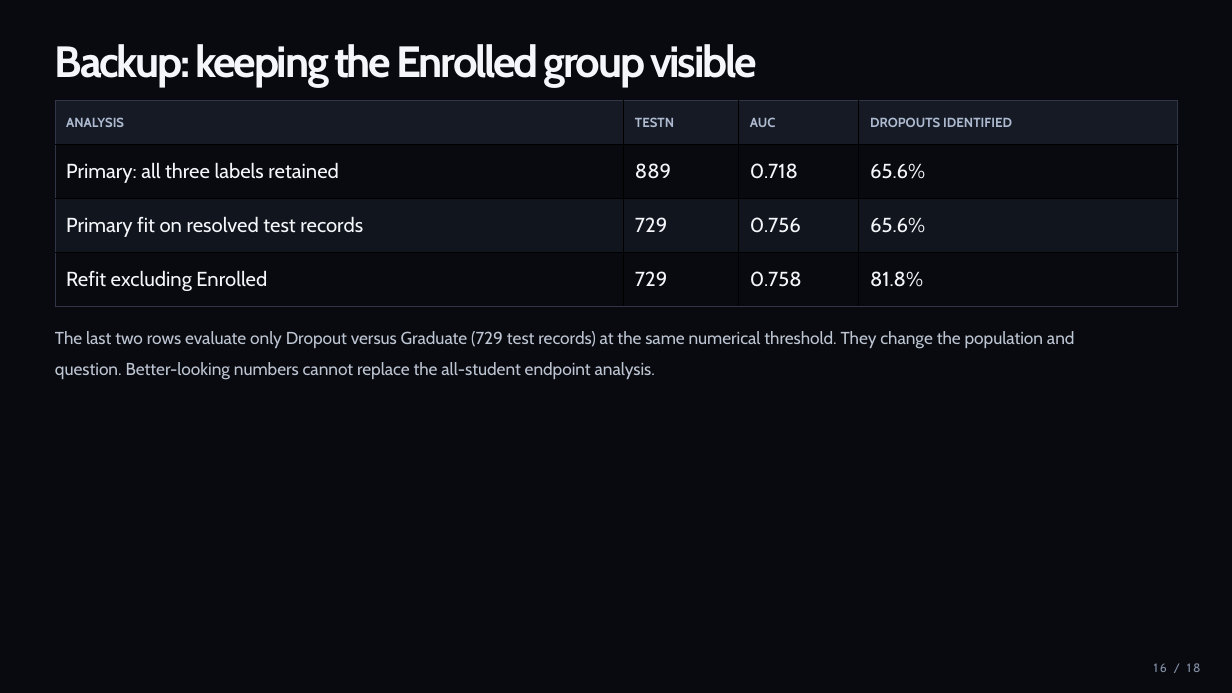
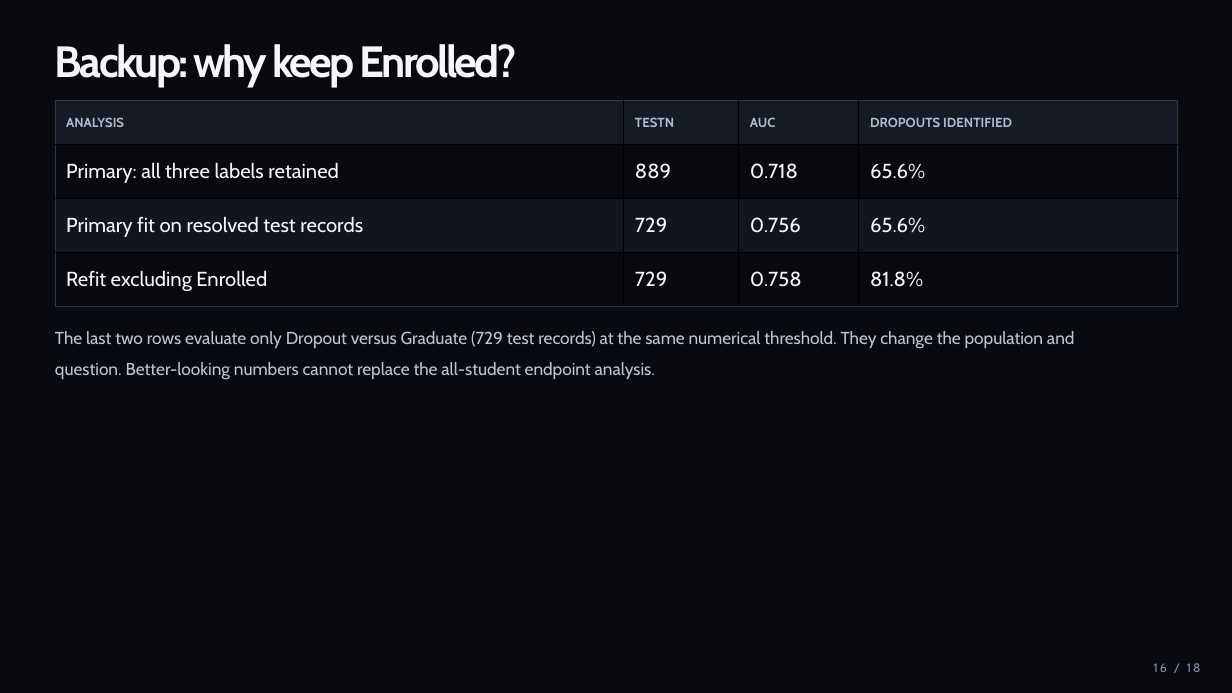
Before and after one commit to Tigershengsheng/ids-project, a slide deck: slide 16 of output/powerpoint/Student_Dropout_Presentation.pptx. Drawn at 1232x693 pixels with LibreOffice and Linux fonts; fonts in the diff are those of the drawing. Boxes give left, top, right and bottom in pixels: in the first picture for what was removed or moved away, otherwise in the second. Text is boxed around its words. In the diff, an @@ line names an element or a change of style, - is before the commit and + after.

```diff
--- a/output/powerpoint/Student_Dropout_Presentation.pptx
+++ b/output/powerpoint/Student_Dropout_Presentation.pptx
@@ text at box(55, 44, 516, 88): text changed @@
-Backup: keeping the Enrolled group visible
+Backup: why keep Enrolled?
```
Also in this commit, not shown: 6 other slides changed, 1 slide added, 1 slide removed, 27 other files.
